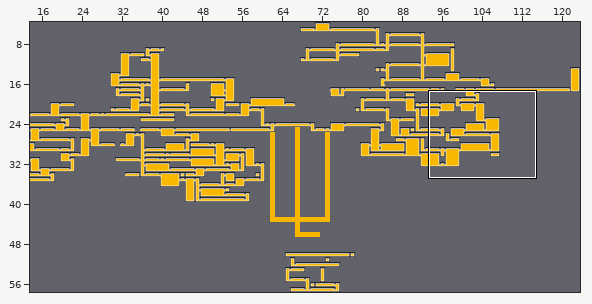
Tiled map -- maps/worldmaptiles.tmx. Above, an overview of the earlier version with the close-up marked.
Close-up. Before:
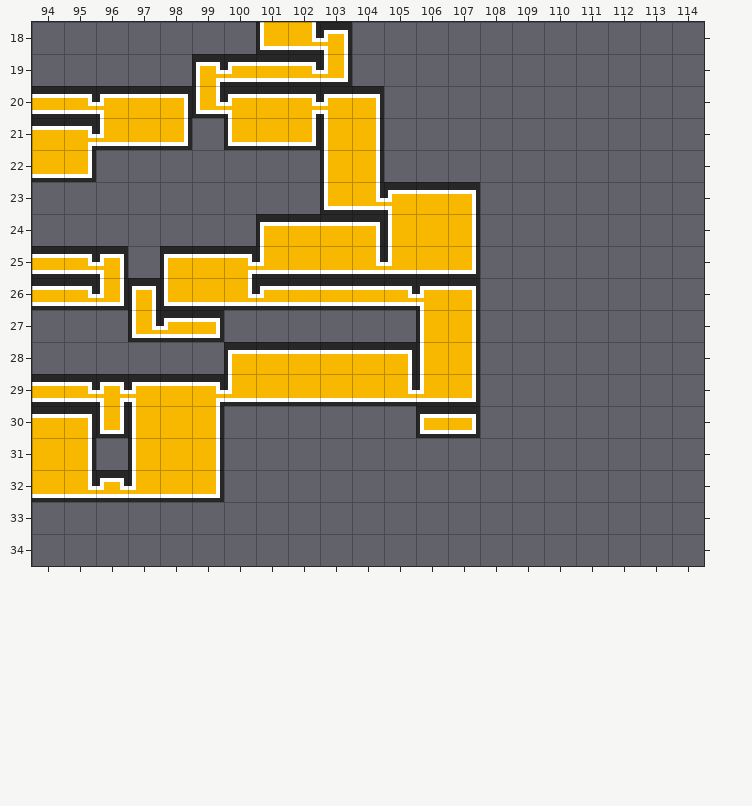
Cells are 16x16 px. Shown: x 94..114, y 18..34. The commit also changed other parts of the map, which this record leaves out.
After the commit:
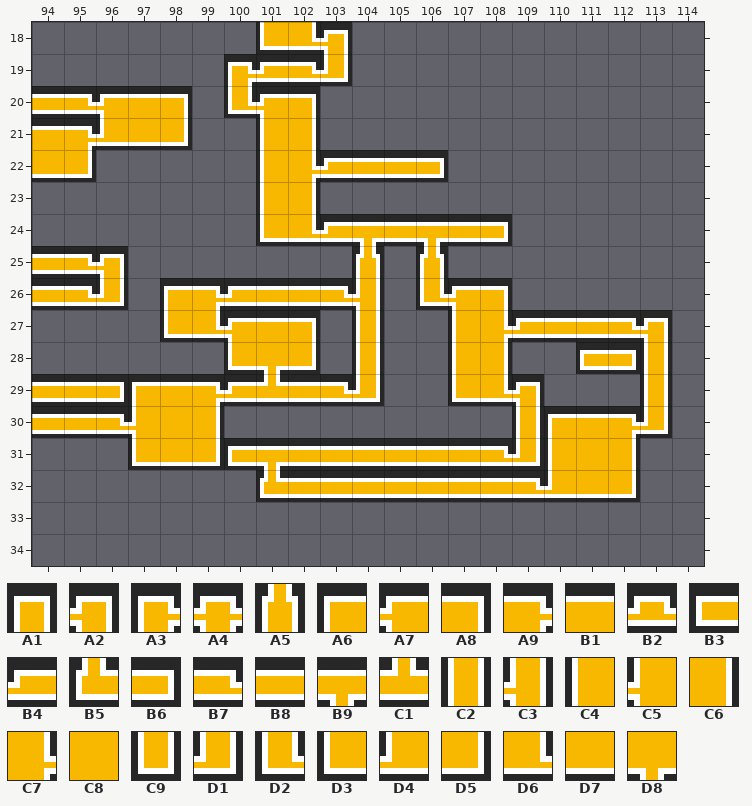
Key: from "maptiles": A1 0, A2 1, A3 2, A4 3, A5 8, A6 16, A7 17, A8 32, A9 34, B1 48, B2 67, B3 80, B4 81, B5 88, B6 96, B7 98, B8 112, B9 116, C1 120, C2 128, C3 129, C4 144, C5 145, C6 160, C7 162, C8 176, C9 192, D1 193, D2 194, D3 208, D4 209, D5 224, D6 226, D7 240, D8 244.
__ is an empty cell.
Tiles replaced or removed in this view: A1, A3, A4, A6, A7, A8, A9, B1, B2, B3, B4, B6, B7, B8, C4, C6, C8, C9, D2, D3, D4, D5, D6, D7.
What changed:
Changed rows in their new state; .. is an unchanged cell.
Layer "pits":
first column x 94:
19 .. .. .. .. .. __ A3 B4 .. .. .. .. .. .. .. .. .. .. .. ..
20 .. .. .. .. .. __ D2 A7 A8 __ __ .. .. .. .. .. .. .. .. ..
21 .. .. .. .. .. .. __ C4 C6 __ __ .. .. .. .. .. .. .. .. ..
22 .. .. .. .. .. .. .. C4 C7 B4 B8 B8 B6 .. .. .. .. .. .. ..
23 .. .. .. .. .. .. .. C4 C6 __ __ __ __ __ .. .. .. .. .. ..
24 .. .. .. .. .. .. .. D3 D6 B4 B9 B8 B9 B8 B6 .. .. .. .. ..
25 .. .. .. .. __ __ __ __ __ __ A5 __ A5 __ .. .. .. .. .. ..
26 .. .. .. __ A6 A9 B4 B8 .. B7 C3 __ D2 A7 A8 .. .. .. .. ..
27 .. .. .. __ D3 D6 A7 B1 A8 .. C2 .. __ C4 C7 B4 B8 B8 B7 A2
28 .. .. .. .. .. .. D3 D8 D5 __ C2 __ __ C4 C6 .. .. B3 B6 C2
29 .. B8 B6 A6 .. .. B4 C1 B8 B7 D1 __ __ D3 D6 A2 .. .. .. C2
30 B8 B8 B7 C5 .. .. .. .. .. .. .. .. __ __ .. C2 A6 B1 A9 D1
31 __ __ .. D3 D7 D5 B3 B9 B8 B8 B8 B8 B8 B8 B7 D1 C4 C8 C6 ..
32 __ __ __ __ __ __ .. B5 B8 B8 B8 B8 B8 B8 B8 B7 D4 D7 D5 ..
Pixel boxes of the changes (left, top, right, bottom) in both close-ups:
changed: (32, 54, 672, 502)
